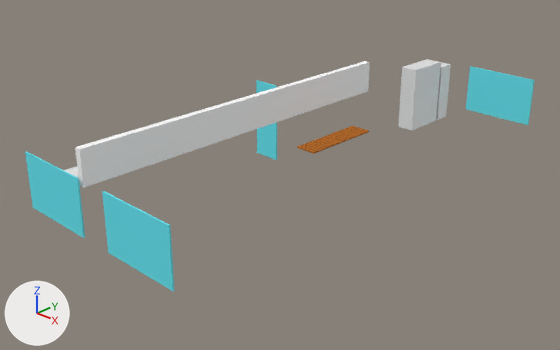
Two versions of the Blender file home.blend, one commit apart.
One viewpoint serves both versions: a camera (50 mm lens) standing at (15.7, -16.01, 9.53) and looking at (0.24, -0.26, 0.0). Every picture has the same lights, and +X, +Y and +Z are marked at lower left.
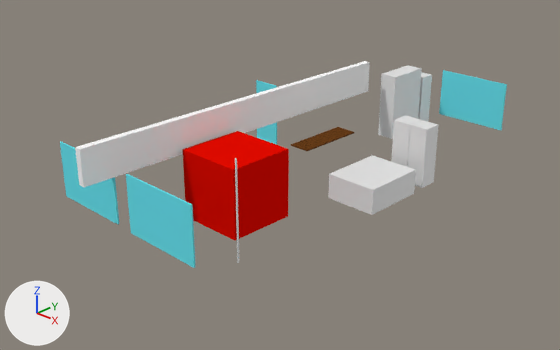
Boxes (x1, y1, x2, y2) around the edits, measured in the pictures (560 x 350 px):
'Vive_and_kinect_area', added (red): after (183, 131, 289, 241)
'Cube', moved: before (102, 191, 174, 291); after (126, 174, 195, 268)
'Cube.002', moved: before (25, 151, 85, 238); after (60, 142, 119, 225)
'Cube.003', moved: before (466, 66, 534, 125); after (439, 70, 507, 130)
'bed', added: after (328, 155, 416, 215)
'Cube.004', deleted: before (398, 59, 441, 130)
'wardrobe.003', added: after (378, 65, 422, 139)
'wardrobe.001', added: after (407, 120, 439, 188)
'wardrobe', mesh rescaled, moved: before (436, 62, 451, 120); after (418, 72, 432, 121)
'Cube.005', recoloured, moved, modifiers changed: before (297, 126, 369, 154); after (291, 127, 354, 151)
'wardrobe.002', added: after (391, 116, 421, 167)
'dance_pole', added: after (235, 158, 239, 263)

The edits, one by one:
Material 'Material.002' (mat_material_002) changes colour from orange #b36a2c to brown #693e1a; in linear values from (0.448, 0.144, 0.0256) to (0.142, 0.0489, 0.0104).
Material 'Material' (mat_material) is new.
Its base color is (0.8, 0.00349, 0.0) (red #e70b00).
me_cube has 8 vertices, 6 faces and spans x 0.2..0.8, y 7.47..8.05, z 0.0..2.0.
me_cube is used by ob_wardrobe; location (0.0, 0.0, 0.0).
me_cube part 1: the whole mesh is scaled about its middle by (1, 1, 0.925), then moved by (-0.5, -7.76, -1.0).
Mesh me_cube_007_1 is new.
It is a box spanning x -0.29..0.3, y -0.75..0.75, z -1.1..1.1.
Mesh me_cube_012 is new.
It is a box spanning x -0.3..0.3, y -0.29..0.29, z -0.92..0.92.
Mesh me_cube_014 is new.
It is a box spanning x -0.8..0.8, y -1.0..1.0, z -0.38..0.38.
Mesh me_cube_016 is new.
It is a box spanning x 1.88..3.88, y -5.55..-3.55, z -0.06..1.94.
It uses material mat_material (red #e70b00).
Mesh me_cylinder is new.
It is a 32-sided cylinder along z spanning x -1.0..1.0, y -1.0..1.0, z -1.47..1.47.
Object 'Cube.005' (ob_cube_005) moves from (1.09, 0.0, 0.69) to (0.83, 0.0, 0.69).
Object 'Cube.005' (ob_cube_005) has a ARRAY modifier named 'Array'.
On modifier 'Array' of object 'Cube.005' (ob_cube_005), count goes from 19 to 16.
Object 'Cube.004' (ob_cube_004) is deleted.
Object 'Cube.003' (ob_cube_003) moves from (1.47, 8.35, 1.25) to (1.07, 7.21, 1.25).
Object 'Cube.002' (ob_cube_002) moves from (-2.35, -7.12, 1.25) to (-2.35, -6.09, 1.25).
Object 'Cube' (ob_cube) moves from (1.22, -7.12, 1.25) to (0.77, -6.14, 1.25).
Object 'wardrobe' (ob_wardrobe) moves from (0.0, 0.0, 0.0) to (0.5, 6.59, 0.93).
Object 'wardrobe.003' (ob_wardrobe_003) is new; it shows me_cube_007_1.
Its location is (0.54, 5.39, 1.13).
Object 'wardrobe.001' (ob_wardrobe_001) is new; it shows me_cube_012.
Its location is (3.65, 2.3, 0.93).
Its rotation in degrees is (0, 0, 90).
Object 'wardrobe.002' (ob_wardrobe_002) is new; it shows a copy of me_cube_012.
Its location is (3.06, 2.3, 0.93).
Its rotation in degrees is (0, 0, 90).
Object 'bed' (ob_bed) is new; it shows me_cube_014.
Its location is (3.14, 0.6, 0.33).
Object 'Vive_and_kinect_area' (ob_vive_and_kinect_area) is new; it shows me_cube_016.
Its location is (-1.55, 1.49, 0.0).
Object 'dance_pole' (ob_dance_pole) is new; it shows me_cylinder.
Its location is (2.43, -4.05, 0.8).
Its scale is (0.0275, 0.0275, 1.0).
